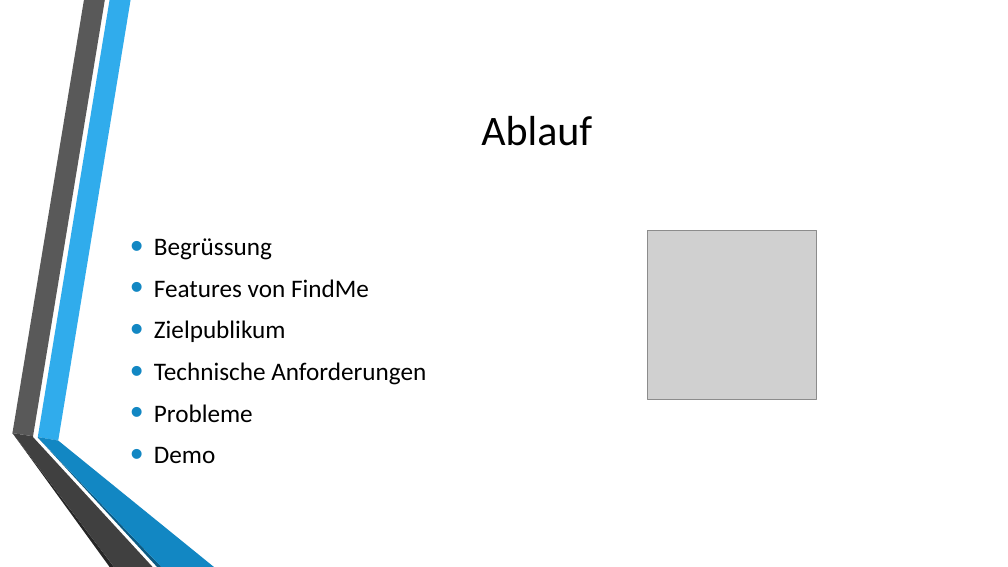
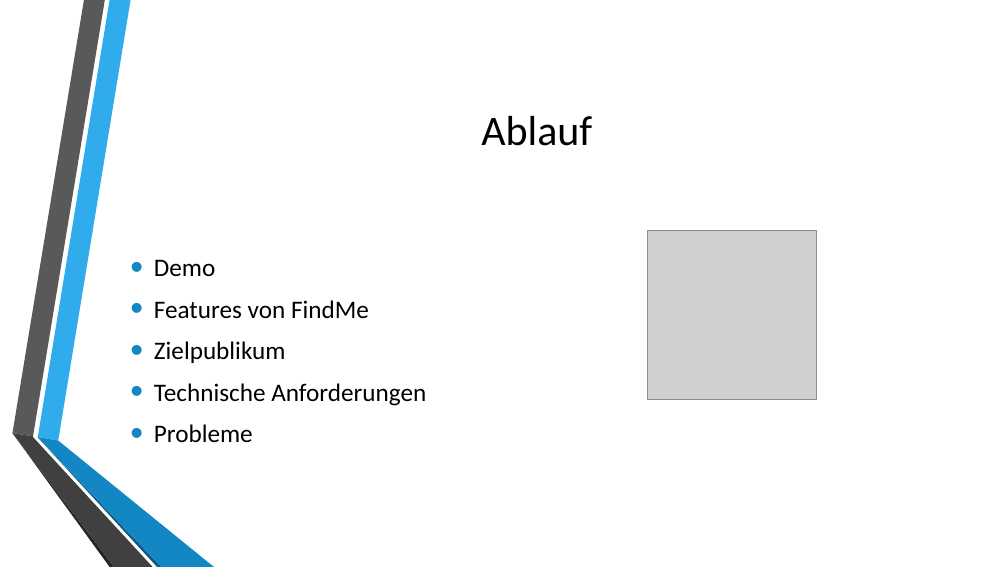
Before and after one commit to 0wncl0ud/MobProPro, a slide deck: slide 2 of FindMe.pptx. Drawn at 1008x567 pixels with LibreOffice and Linux fonts; fonts in the diff are those of the drawing; grey boxes stand for pictures; background and template pictures are left out. Boxes give left, top, right and bottom in pixels: in the first picture for what was removed or moved away, otherwise in the second. Text is boxed around its words. In the diff, an @@ line names an element or a change of style, - is before the commit and + after.

```diff
--- a/FindMe.pptx
+++ b/FindMe.pptx
@@ text at (154, 259, 215, 276): text changed @@
-• Begrüssung
+• Demo
@@ text at (154, 446, 215, 463): paragraph removed @@
-• Demo
```
Also in this commit, not shown: 10 other slides changed.
